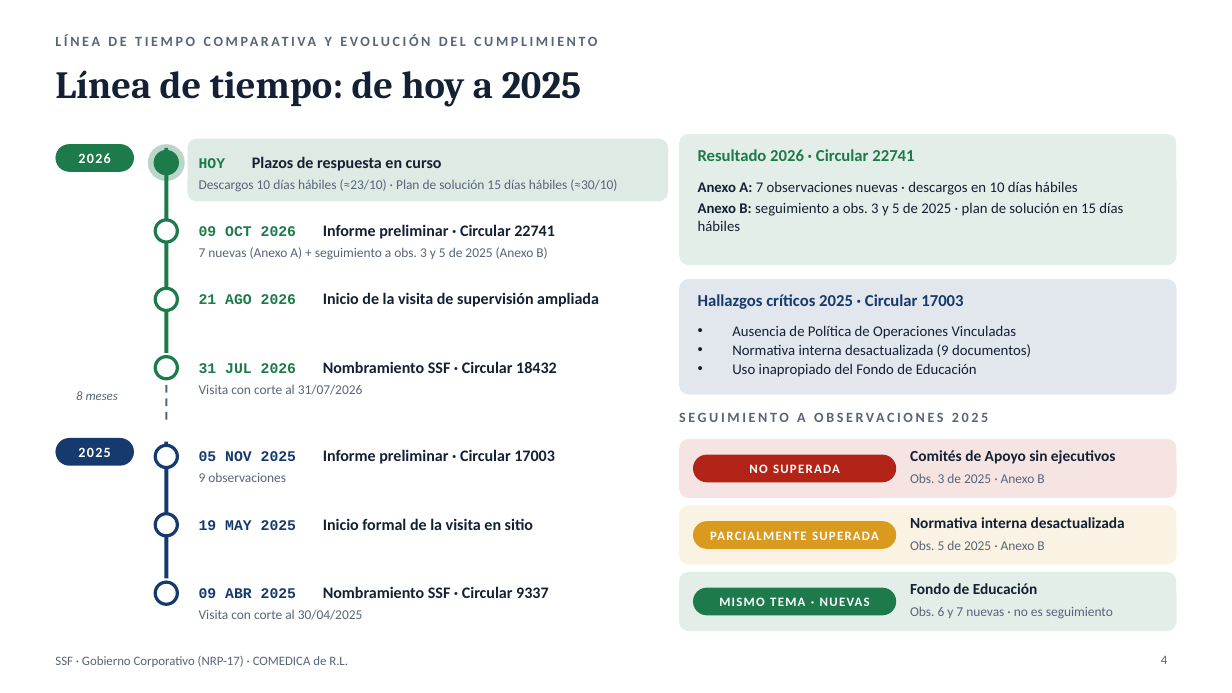
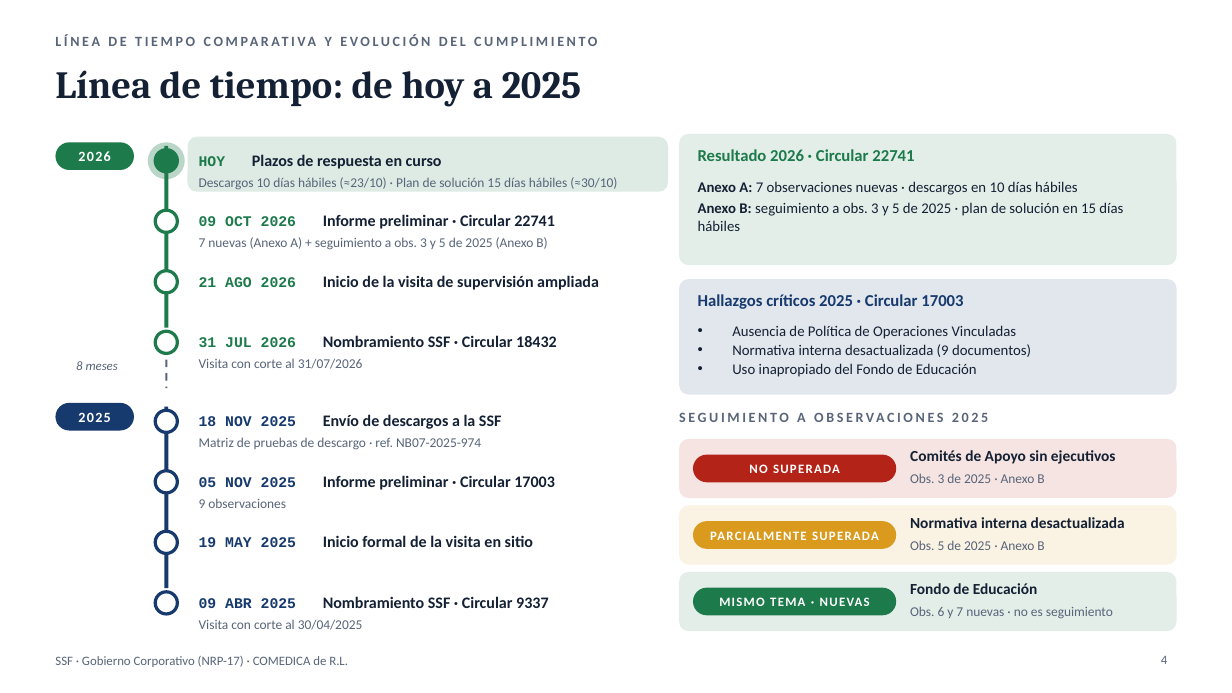
Before and after one commit to menjivar201280/riesgo, a slide deck: slide 4 of supervision-gobierno-corporativo/Supervision_GC_SSF_COMEDICA_2025-2026.pptx. Drawn at 1232x693 pixels with LibreOffice and Linux fonts; fonts in the diff are those of the drawing. Boxes give left, top, right and bottom in pixels: in the first picture for what was removed or moved away, otherwise in the second. Text is boxed around its words. In the diff, an @@ line names an element or a change of style, - is before the commit and + after.

```diff
--- a/supervision-gobierno-corporativo/Supervision_GC_SSF_COMEDICA_2025-2026.pptx
+++ b/supervision-gobierno-corporativo/Supervision_GC_SSF_COMEDICA_2025-2026.pptx
@@ line moved from (166, 148) - (166, 353) to (166, 146) - (166, 327) @@
@@ rounded rectangle: place and size @@
-rounded rectangle at bbox=[188, 139, 668, 201]
+rounded rectangle at bbox=[188, 137, 668, 191]
@@ rounded rectangle at bbox=[188, 137, 668, 191]: proportions changed @@
@@ 2 texts, 1 ellipse: place and size @@
-2 texts, 1 ellipse at bbox=[155, 220, 555, 260]
+2 texts, 1 ellipse at bbox=[155, 210, 555, 250]
@@ text "21 AGO 2026 Inicio de ...": place and size @@
-text "21 AGO 2026 Inicio de ..." at bbox=[199, 292, 599, 307]
+text "21 AGO 2026 Inicio de ..." at bbox=[199, 275, 599, 290]
@@ ellipse: place and size @@
-ellipse at bbox=[155, 288, 177, 311]
+ellipse at bbox=[155, 271, 177, 293]
@@ text "8 meses": place and size @@
-text "8 meses" at bbox=[76, 391, 118, 400]
+text "8 meses" at bbox=[76, 361, 118, 370]
@@ 2 texts, 1 ellipse: place and size @@
-2 texts, 1 ellipse at bbox=[155, 357, 557, 395]
+2 texts, 1 ellipse at bbox=[155, 331, 557, 369]
@@ line moved from (166, 372) - (166, 423) to (166, 347) - (166, 388) @@
@@ text "2025": place and size @@
-text "2025" at bbox=[78, 447, 110, 457]
+text "2025" at bbox=[78, 412, 110, 422]
@@ rounded rectangle: place and size @@
-rounded rectangle at bbox=[55, 438, 134, 466]
+rounded rectangle at bbox=[55, 403, 134, 431]
@@ ellipse added at bbox=[155, 410, 177, 433], fill #FFFFFF, outline #173A6E 2.5 pt @@
@@ line moved from (166, 442) - (166, 579) to (166, 407) - (166, 589) @@
@@ text added at bbox=[199, 414, 502, 429], 12.5 pt, text #142033, bold @@
+18 NOV 2025 Envío de descargos a la SSF
@@ text added at bbox=[199, 437, 481, 450], 10.5 pt, text #586579 @@
+Matriz de pruebas de descargo · ref. NB07-2025-974
@@ 2 texts, 1 ellipse: place and size @@
-2 texts, 1 ellipse at bbox=[155, 445, 555, 482]
+2 texts, 1 ellipse at bbox=[155, 470, 555, 508]
@@ ellipse: place and size @@
-ellipse at bbox=[155, 514, 177, 536]
+ellipse at bbox=[155, 531, 177, 554]
@@ text "19 MAY 2025 Inicio formal ...": place and size @@
-text "19 MAY 2025 Inicio formal ..." at bbox=[199, 518, 533, 530]
+text "19 MAY 2025 Inicio formal ..." at bbox=[199, 535, 533, 547]
@@ 2 texts, 1 ellipse: place and size @@
-2 texts, 1 ellipse at bbox=[155, 582, 548, 620]
+2 texts, 1 ellipse at bbox=[155, 592, 548, 630]
```
Also in this commit, not shown: 3 other slides changed, 3 other files.
